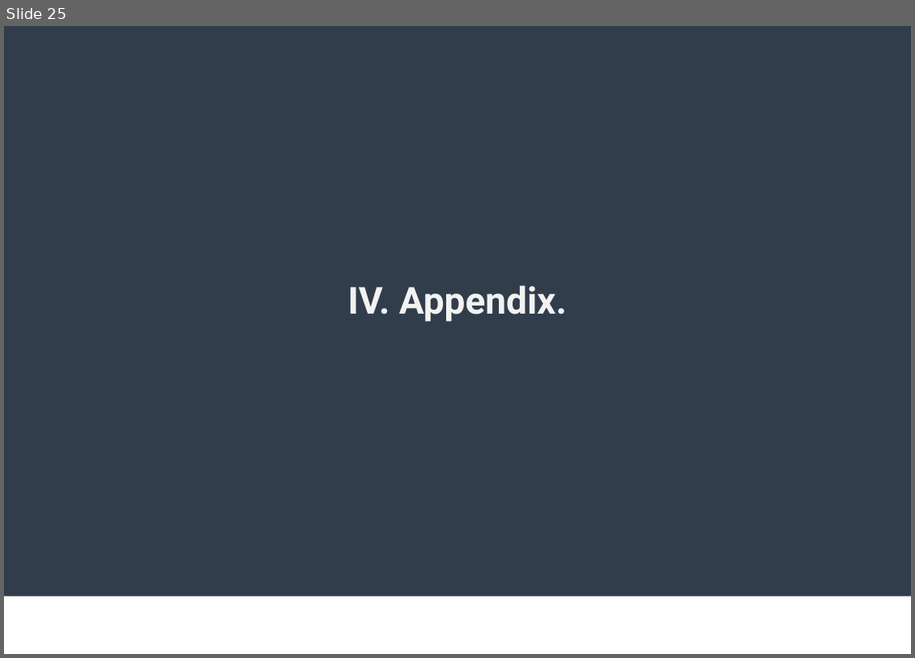
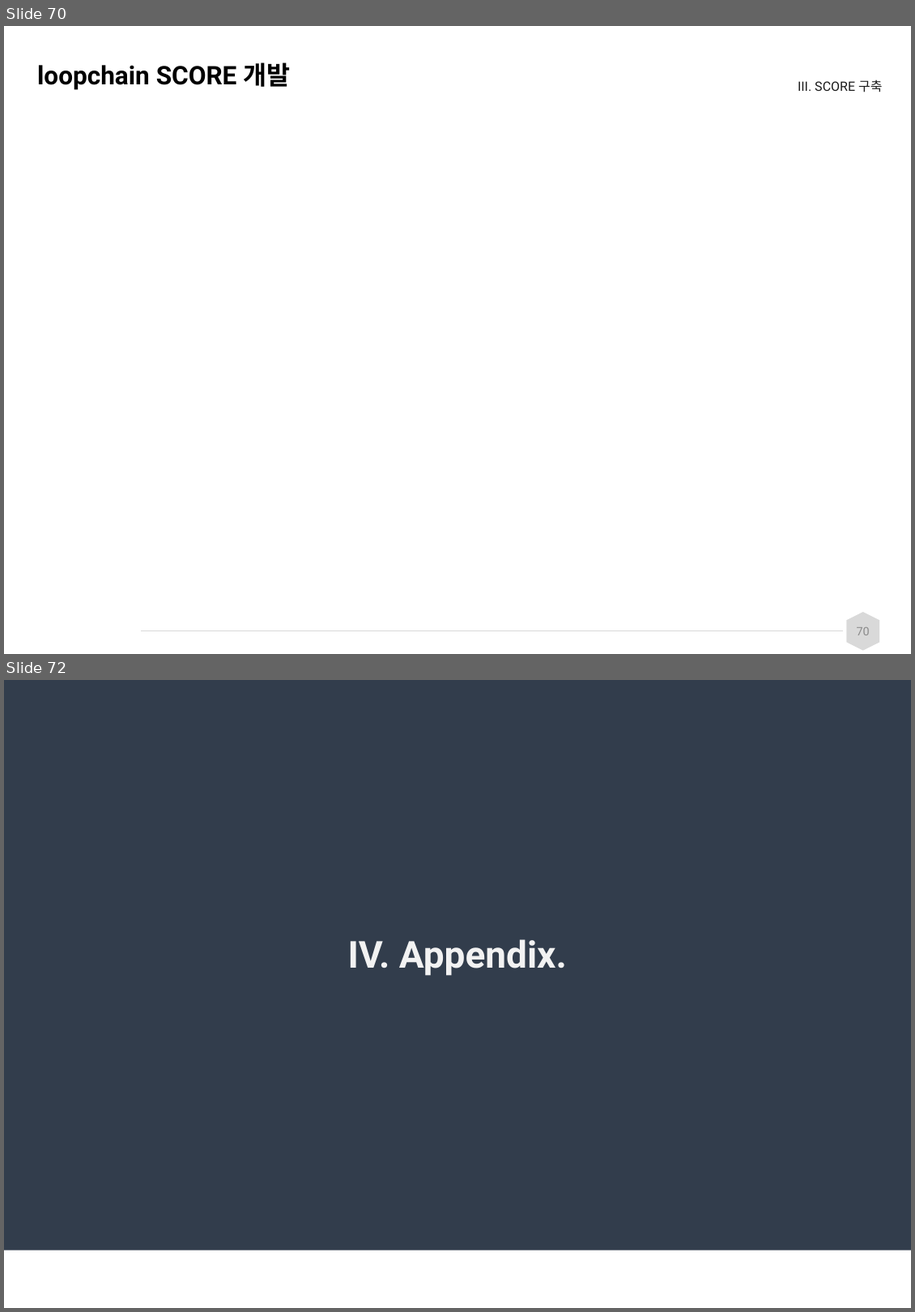
Before and after one commit to spritofwind/loopchain-docs, a slide deck: loopchain_교육_20180322_v0.1.pptx. Shown one above the other, each under a label of ours: slide 25 before the commit, slides 70 and 72 after it; the slides between them are not shown. The pictures are 915x658 and 915x1312 pixels, drawn with LibreOffice and Linux fonts; fonts in the diff are those of the drawing; background and template pictures are left out. Boxes give left, top, right and bottom in pixels: in the first picture for what was removed or moved away, otherwise in the second. Text is boxed around its words. In the diff, an @@ line names an element or a change of style, - is before the commit and + after.

```diff
--- a/loopchain_교육_20180322_v0.1.pptx
+++ b/loopchain_교육_20180322_v0.1.pptx
@@ slide 70 added at (4,26,911,654), background #FFFFFF @@
@@ title added at (37,62,290,90), 22 pt, text #000000, bold @@
+loopchain SCORE 개발
@@ text added at (798,79,882,92), 11.1 pt, text #1A1A1A @@
+III. SCORE 구축
@@ line added from (142, 632) to (843, 632), #D9D9D9 0.5 pt @@
@@ hexagon added at (846,612,880,651), fill #D9D9D9 @@
@@ page number added at (857,627,870,635), 10 pt, text #8C8C8C @@
+70
@@ what was slide 25 is now slide 72 @@
```
Also in this commit, not shown: 12 slides changed, 55 other slides added, 7 other files.
